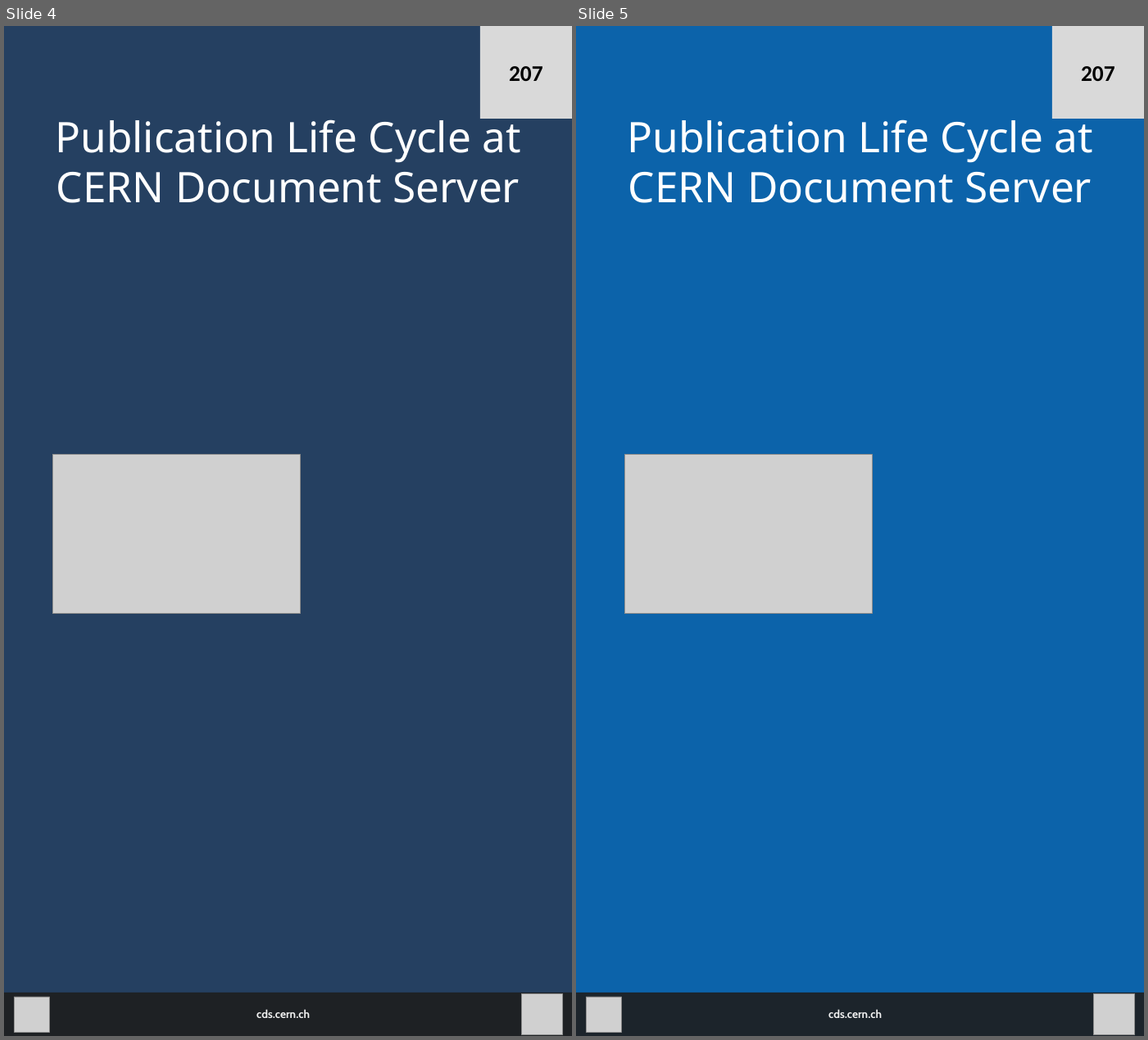
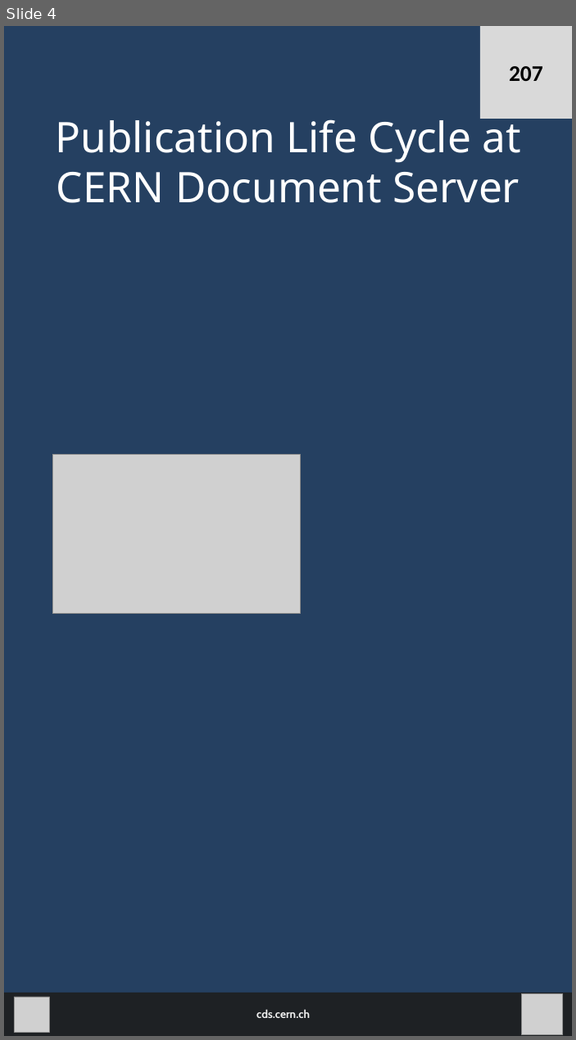
Before and after one commit to switowski/posters2017, a slide deck: OR 2017 poster.odp. Shown side by side, each under a label of ours: slides 4 and 5 before the commit, slide 4 after it. The pictures are 1148x1040 and 576x1040 pixels, drawn with LibreOffice and Linux fonts; fonts in the diff are those of the drawing; grey boxes stand for pictures. Boxes give left, top, right and bottom in pixels: in the first picture for what was removed or moved away, otherwise in the second. Text is boxed around its words. In the diff, an @@ line names an element or a change of style, - is before the commit and + after.

```diff
--- a/OR 2017 poster.odp
+++ b/OR 2017 poster.odp
@@ slide 5 removed at [576,26,1144,1036], background #0C63AA @@
@@ rectangle removed at [1052,26,1144,119] @@
-207
@@ text removed at [627,113,1093,203] @@
-Publication Life Cycle at CERN Document Server
@@ picture removed at [624,454,872,613] @@
@@ rectangle removed at [576,993,1144,1036] @@
@@ picture removed at [586,997,621,1032] @@
@@ text removed at [829,1009,882,1018] @@
-cds.cern.ch
@@ picture removed at [1093,994,1135,1035] @@
```
Also in this commit, not shown: 1 slide changed, 1 other file.
